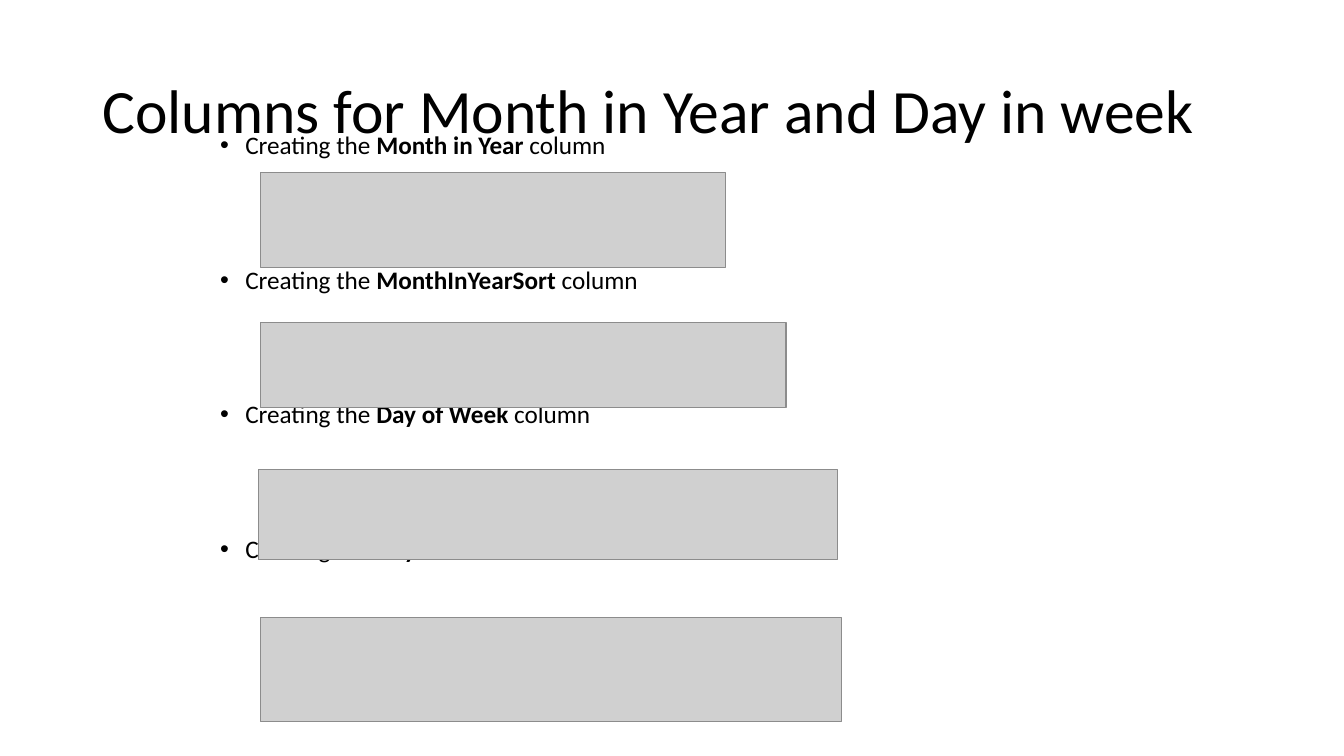
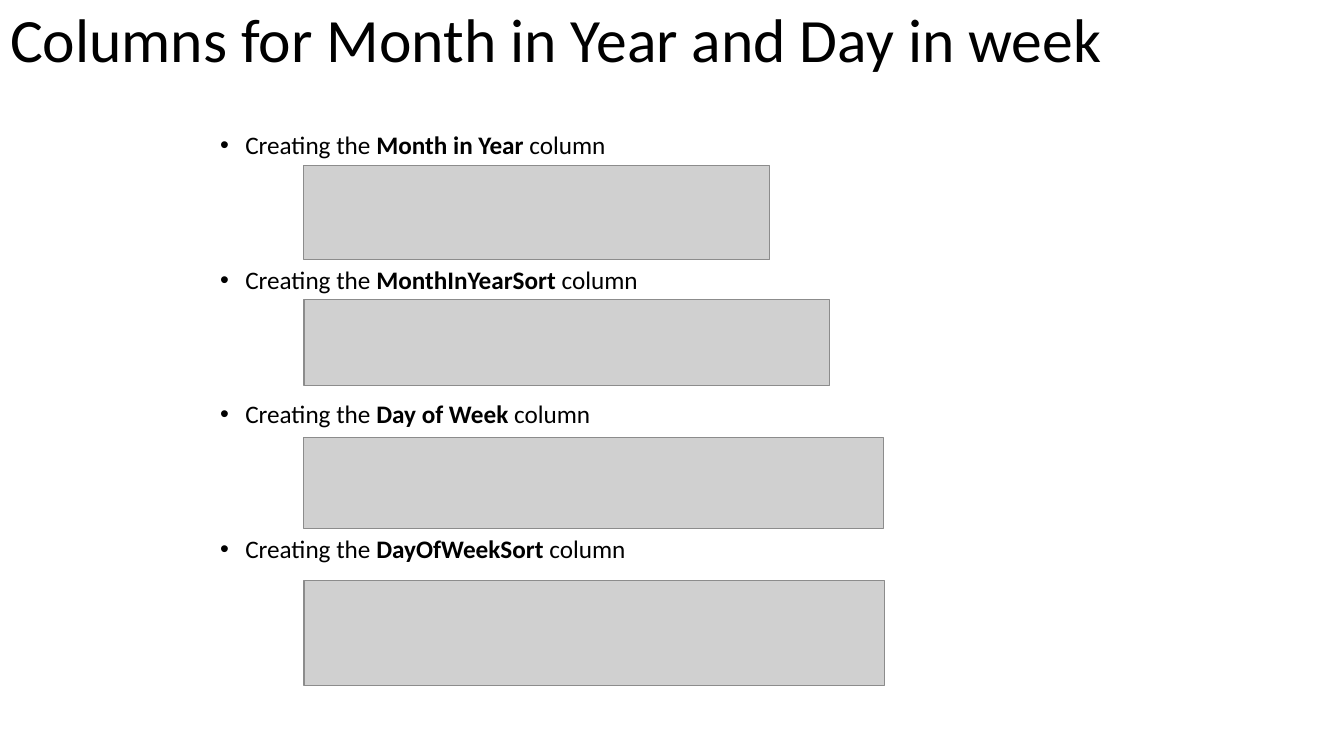
Before and after one commit to solliancenet/precon-synapse-power-bi, a slide deck: slide 43 of Slides/04 - Power BI.pptx (slide 46 before the commit). Drawn at 1344x756 pixels with LibreOffice and Linux fonts; fonts in the diff are those of the drawing; grey boxes stand for pictures. Boxes give left, top, right and bottom in pixels: in the first picture for what was removed or moved away, otherwise in the second. Text is boxed around its words. In the diff, an @@ line names an element or a change of style, - is before the commit and + after.

Commit message:
Adding new slides

```diff
--- a/Slides/04 - Power BI.pptx
+++ b/Slides/04 - Power BI.pptx
@@ title "Columns for Month in Year ..." rewrapped from bbox=[102, 90, 1194, 148] to bbox=[10, 19, 1101, 72] @@
@@ picture: place and size @@
-picture at bbox=[260, 173, 726, 268]
+picture at bbox=[304, 165, 770, 260]
@@ picture: place and size @@
-picture at bbox=[260, 323, 785, 408]
+picture at bbox=[304, 299, 830, 385]
@@ picture: place and size @@
-picture at bbox=[258, 469, 838, 560]
+picture at bbox=[304, 438, 884, 528]
@@ picture: place and size @@
-picture at bbox=[260, 618, 841, 722]
+picture at bbox=[304, 581, 885, 685]
```
Also in this commit, not shown: 46 other slides changed, 10 slides added, 4 slides removed.
